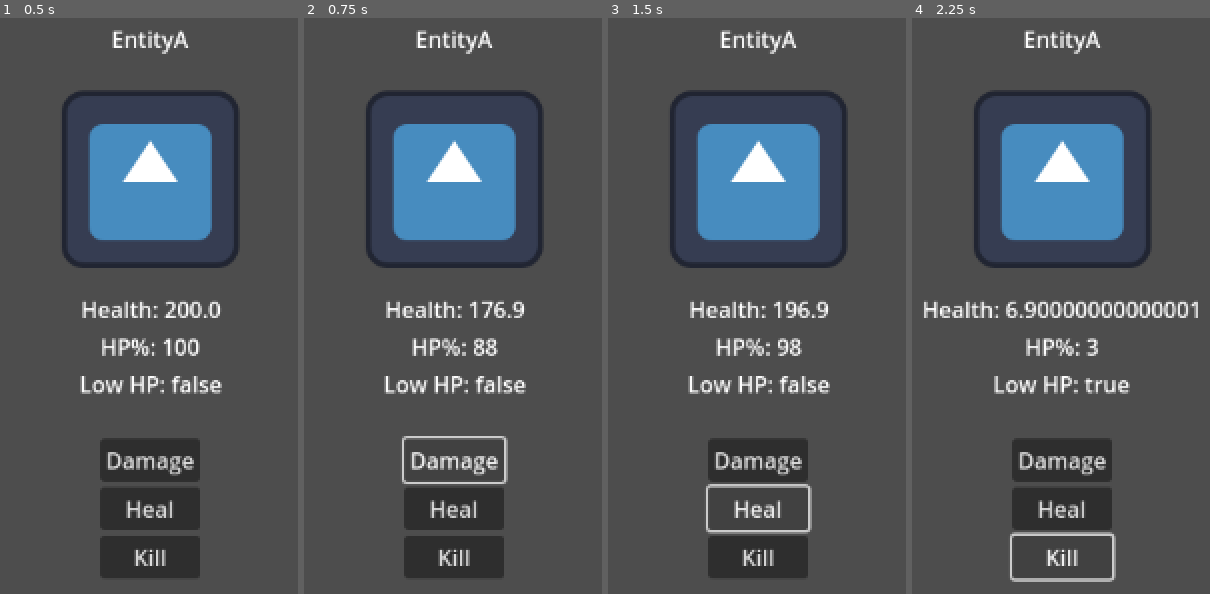
Above: before the commit, frames 1-4 (left to right).
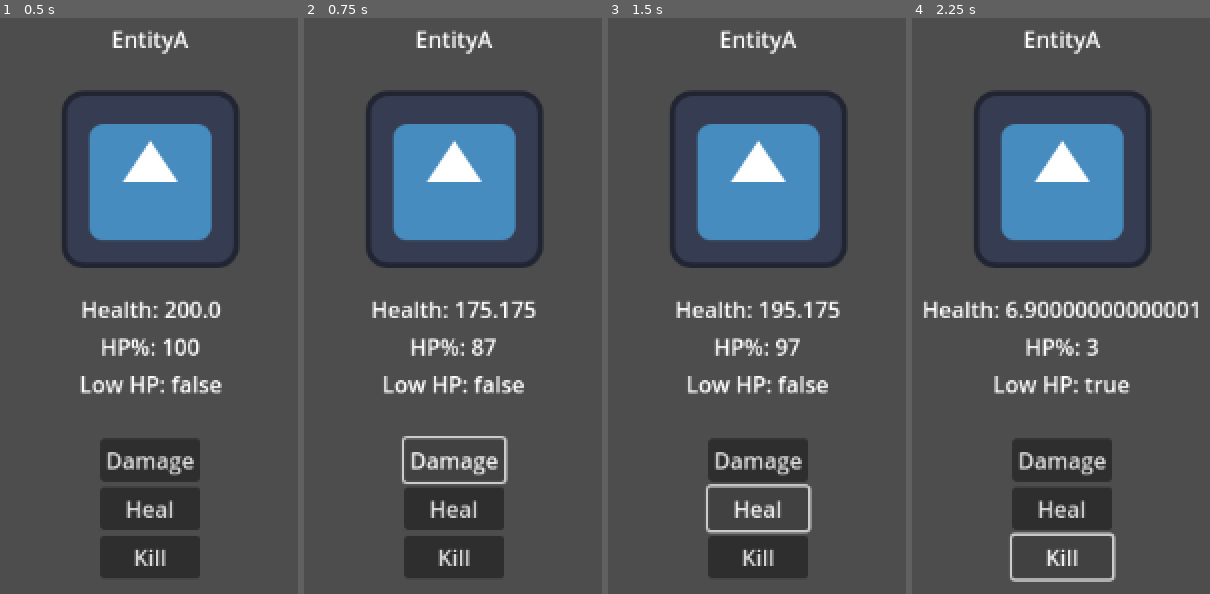
Above: after the commit, the same moments.

Repository: vexushi/vexushi-stats-system
Game: Godot game, scene res://debug/debug.tscn
Same seed, same stepped clock (60 frames per second), same inputs: the game is played once before the commit and once after it. The engine's default icon, where the game draws it, is replaced by a stand-in: a white triangle on a blue panel in a dark square.
Inputs:
- Up to frame 1 (0.5 s): no input
- Up to frame 2 (0.75 s): click "Damage" at 0.5 s
- Up to frame 3 (1.5 s): click "Heal" at 1.25 s
- Up to frame 4 (2.25 s): click "Kill" at 2 s

Frame 1 is identical in both runs. In frame 2, 2.3% of the frame differs, in the area x 22-78%, y 48-66%; in frame 3, 2.3%; in frame 4, nothing differs.

Commit message:
refactor: centralized health update

Diff:
--- a/entities/entity.gd
+++ b/entities/entity.gd
@@ -37,7 +37,7 @@
 func _on_damage_button_up() -> void:
 	if has_node("HealthComponent"):
 		var health_component:HealthComponent = get_node("HealthComponent")
-		health_component.decrease_health(30)
+		health_component.decrease_health(30, 0.25)
 	pass # Replace with function body.
 
 
--- a/health/health_component.gd
+++ b/health/health_component.gd
@@ -34,15 +34,13 @@
 
 ## Sets health into x amount.
 func set_health(amount: float) -> void:
-	health = amount
-	health_changed.emit()
+	_update_health(amount)
 
 ## Resets health to max health
 func reset_health() -> void:
-	health = stats.max_health
-	health_changed.emit()
+	_update_health(stats.max_health)
 
-## Returns the health percentage
+## Returns the health from 0.0 - 1.0
 func get_health_percent() -> float:
 	return health / stats.max_health
 
@@ -56,17 +54,9 @@
 		print("%s is dead! Cannot increase health." % [get_parent().name])
 		return
 
-	var prev_health = health
-
-	# Increases health by amount, doesn't go above max health
-	health = min(health + amount, stats.max_health)
-
-	# Makes sure to only emit signal if health was not at max before increasing.
-	if health > prev_health:
-		healed.emit()
-		health_changed.emit()
-
-	was_low_health = is_low() # Resets state after heal for signal in decrease_health()
+	_update_health(health + amount)
+	healed.emit()
+	print("%s healed %d HP" % [get_parent().name, int(amount)])
 
 ## Decrease health by x amount.
 func decrease_health(damage: float, defense_penetration: float = 0.0) -> void:
@@ -79,13 +69,20 @@
 	damage = damage - modifier + (modifier * defense_penetration) # Apply damage reduction by defense
 
 	# Lowers health by damage, doesn't go below 0
-	health = max(health - damage, 0.0)
+	_update_health(health - damage)
 	damaged.emit()
 	print("%s lost %d HP" % [get_parent().name, int(damage)])
 
-	health_changed.emit()
+func _update_health(new_value: float) -> void:
+	var prev_health = health
 
-	if is_dead(): # Checks if died after applied damage
+	# Changes health within limit (0 - max health).
+	health = clampf(new_value, 0.0, stats.max_health)
+
+	if health != prev_health: # Emit signal only if health changes
+		health_changed.emit()
+
+	if is_dead(): # Announce death
 		died.emit()
 		return
 
